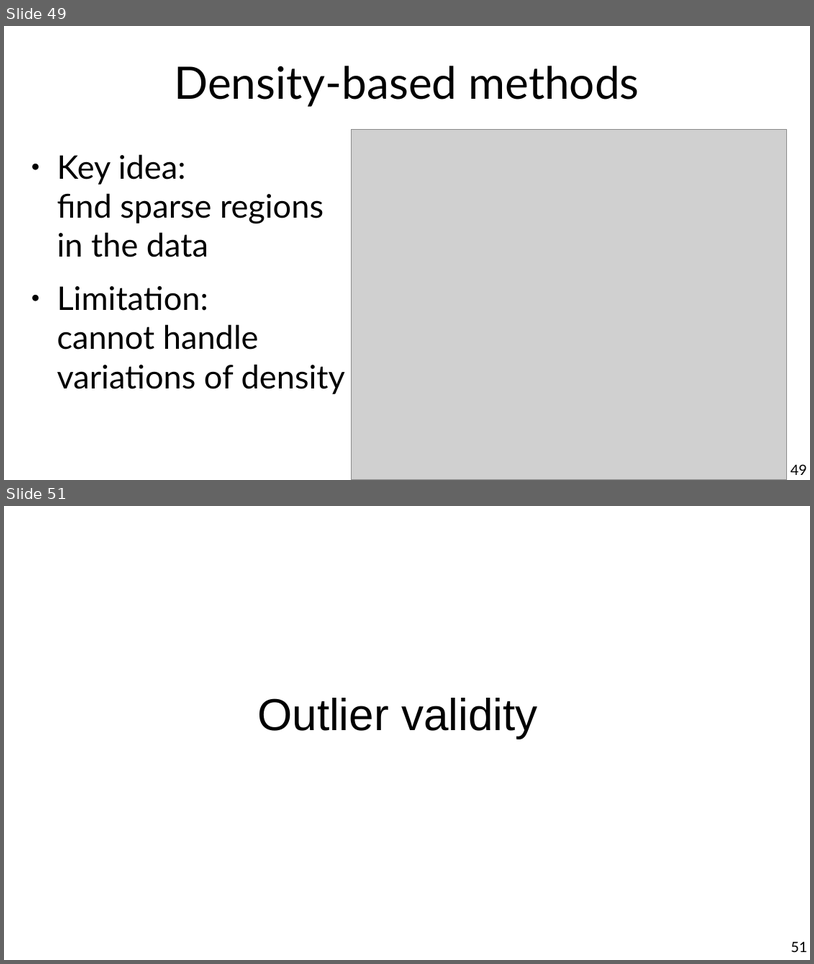
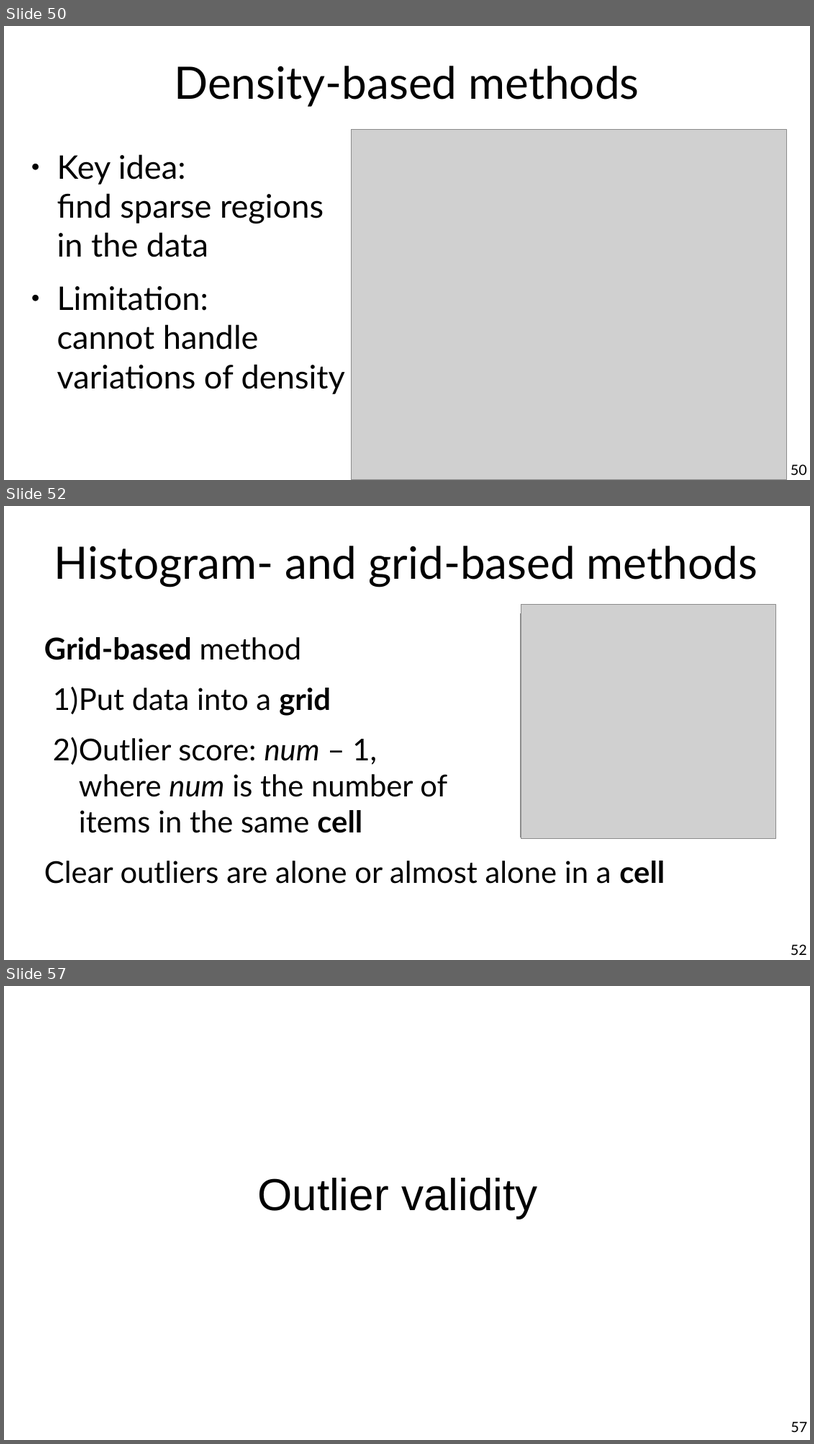
Before and after one commit to marco-calautti/data-mining-course, a slide deck: theory/tt09_outlier_detection.odp. Shown one above the other, each under a label of ours: slides 49 and 51 before the commit, slides 50, 52 and 57 after it; the slides between them are not shown. The pictures are 814x964 and 814x1444 pixels, drawn with LibreOffice and Linux fonts; fonts in the diff are those of the drawing; grey boxes stand for pictures. Boxes give left, top, right and bottom in pixels: in the first picture for what was removed or moved away, otherwise in the second. Text is boxed around its words. In the diff, an @@ line names an element or a change of style, - is before the commit and + after.

```diff
--- a/theory/tt09_outlier_detection.odp
+++ b/theory/tt09_outlier_detection.odp
@@ slide 52 added at (4, 506, 810, 960), background #FFFFFF @@
@@ title added at (54, 546, 758, 587), 44 pt, text #000000 @@
+Histogram- and grid-based methods
@@ picture added at (521, 613, 771, 836) @@
@@ picture added at (522, 604, 776, 838) @@
@@ text added at (44, 637, 665, 883), 29.6 pt, text #000000 @@
+Grid-based method
+1) Put data into a grid
+2) Outlier score: num – 1,
+   where num is the number of
+   items in the same cell
+Clear outliers are alone or almost alone in a cell
@@ page number added at (791, 944, 808, 955), 14 pt, text #000000 @@
+52
@@ what was slide 49 is now slide 50 @@
@@ page number at (791, 464, 808, 475): text changed @@
-49
+50
@@ what was slide 51 is now slide 57 @@
@@ page number at (791, 1422, 808, 1432): text changed @@
-51
+57
```
Also in this commit, not shown: 10 slides changed, 9 other slides added, 1 slide removed.
